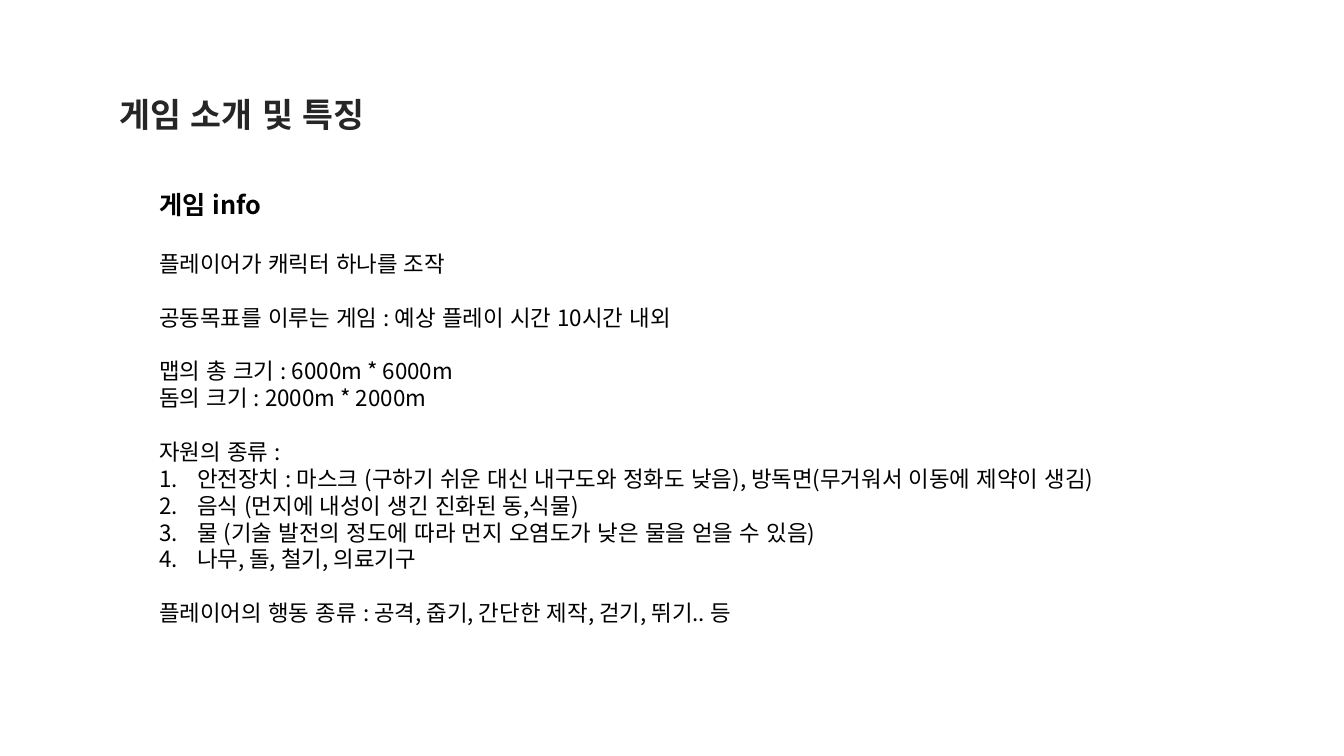
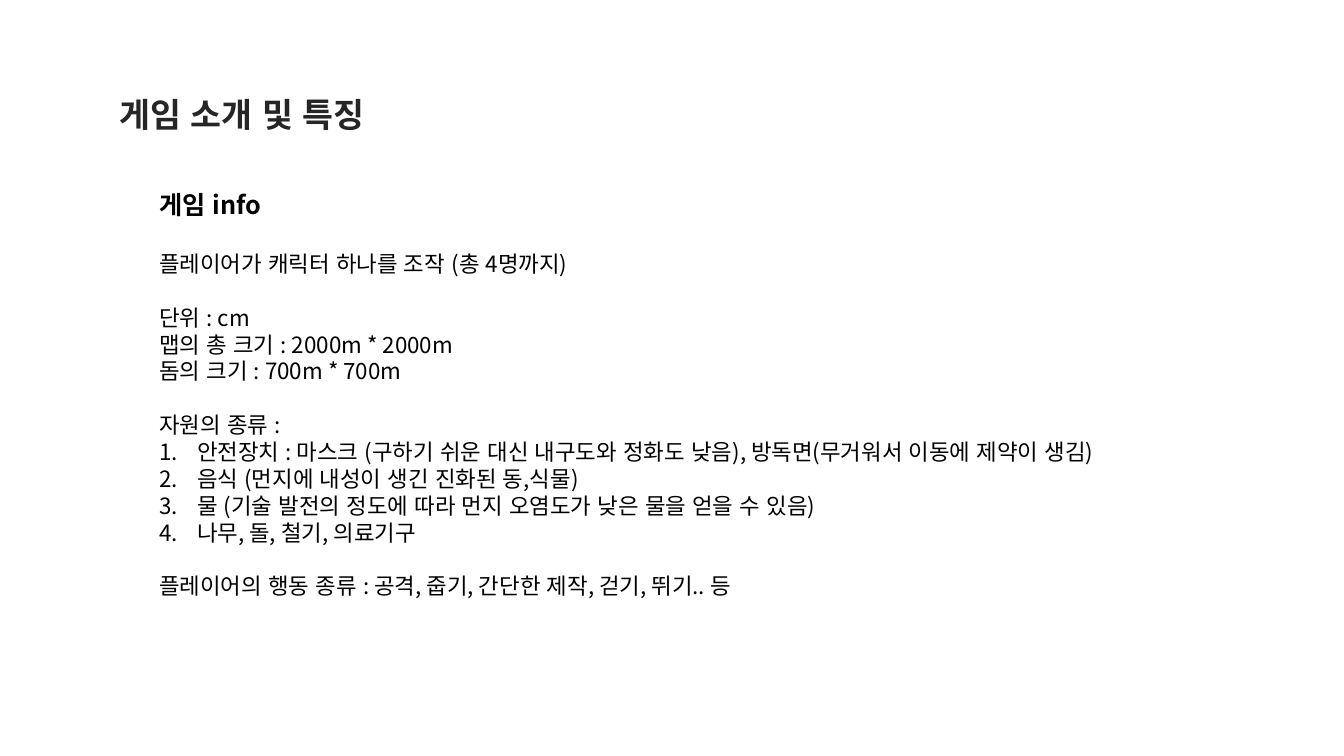
Before and after one commit to goldsun119/Graduation-Project, a slide deck: slide 5 of Document/1122 기획발표자료_01.pptx. Drawn at 1344x756 pixels with LibreOffice and Linux fonts; fonts in the diff are those of the drawing. Boxes give left, top, right and bottom in pixels: in the first picture for what was removed or moved away, otherwise in the second. Text is boxed around its words. In the diff, an @@ line names an element or a change of style, - is before the commit and + after.

Commit message:
Update 1122 기획발표자료_01.pptx
일부분 수정
맵 크기, 게임 내에 흐르는 시간과 현실 시간의 비율, 플레이 내 필요한 것들

```diff
--- a/Document/1122 기획발표자료_01.pptx
+++ b/Document/1122 기획발표자료_01.pptx
@@ text at (159, 253, 568, 381): text changed @@
-플레이어가 캐릭터 하나를 조작
-공동목표를 이루는 게임 : 예상 플레이 시간 10시간 내외
-맵의 총 크기 : 6000m * 6000m
-돔의 크기 : 2000m * 2000m
+플레이어가 캐릭터 하나를 조작 (총 4명까지)
+단위 : cm
+맵의 총 크기 : 2000m * 2000m
+돔의 크기 : 700m * 700m
```
Also in this commit, not shown: 4 slides added.
